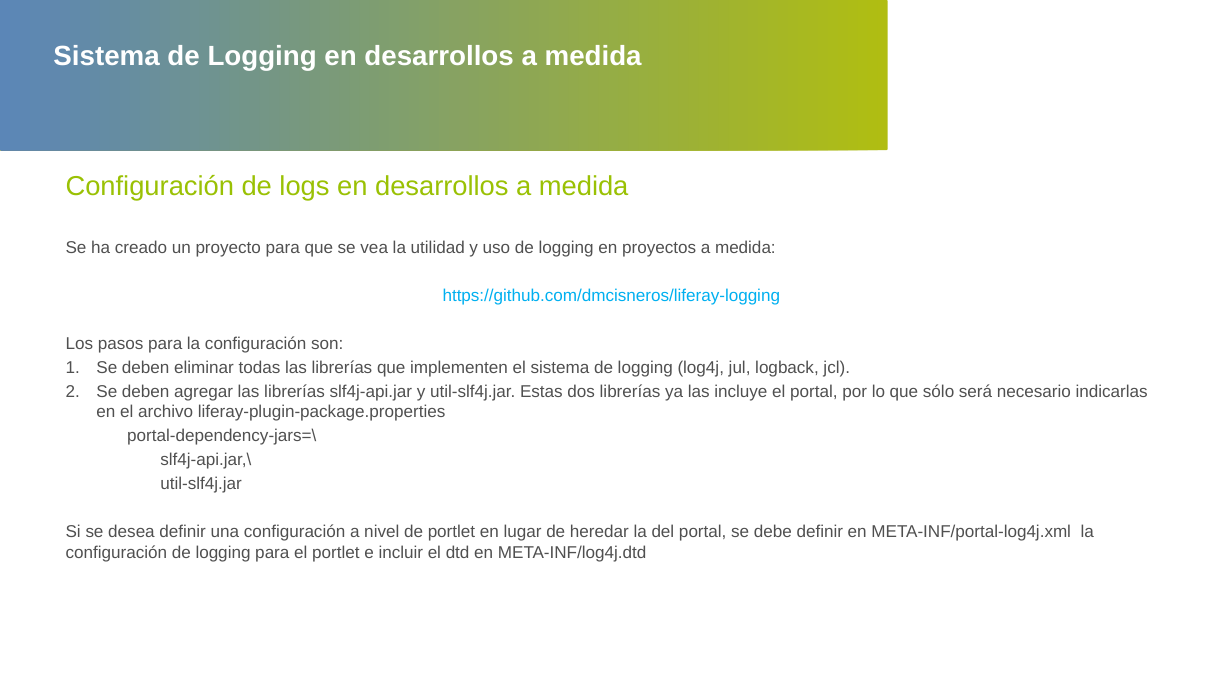
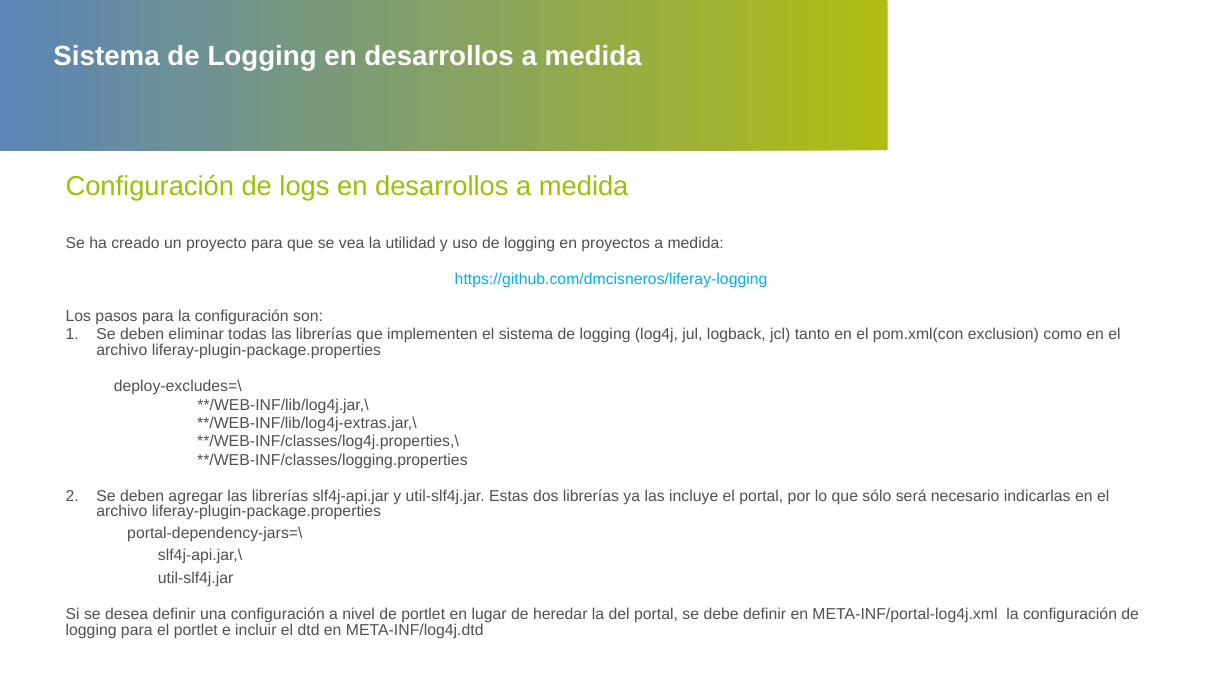
Before and after one commit to dmcisneros/liferay-logging, a slide deck: slide 19 of src/main/resources/CoE-LR-Pildoras-logging.pptx. Drawn at 1232x693 pixels with LibreOffice and Linux fonts; fonts in the diff are those of the drawing; background and template pictures are left out. Boxes give left, top, right and bottom in pixels: in the first picture for what was removed or moved away, otherwise in the second. Text is boxed around its words. In the diff, an @@ line names an element or a change of style, - is before the commit and + after.

Commit message:
modified ppt

```diff
--- a/src/main/resources/CoE-LR-Pildoras-logging.pptx
+++ b/src/main/resources/CoE-LR-Pildoras-logging.pptx
@@ text at [66,236,1139,639]: size 10 to 9.2 pt in "Se ha creado un proyecto para que ...", "https://github.com/dmcisneros/liferay-logging", "Los pasos para la configuración son:", "Se deben agregar las librerías slf4j-api.jar y ..." and 4 more places; line spacing 1 to 0.8 @@
@@ text at [96,327,1120,469]: text changed; size 10 to 9.2 pt @@
-1. Se deben eliminar todas las librerías que implementen el sistema de logging (log4j, jul, logback, jcl).
+1. Se deben eliminar todas las librerías que implementen el sistema de logging (log4j, jul, logback, jcl) tanto en el pom.xml(con exclusion) como en el archivo liferay-plugin-package.properties
+deploy-excludes=\
+**/WEB-INF/lib/log4j.jar,\
+**/WEB-INF/lib/log4j-extras.jar,\
+**/WEB-INF/classes/log4j.properties,\
+**/WEB-INF/classes/logging.properties
```
